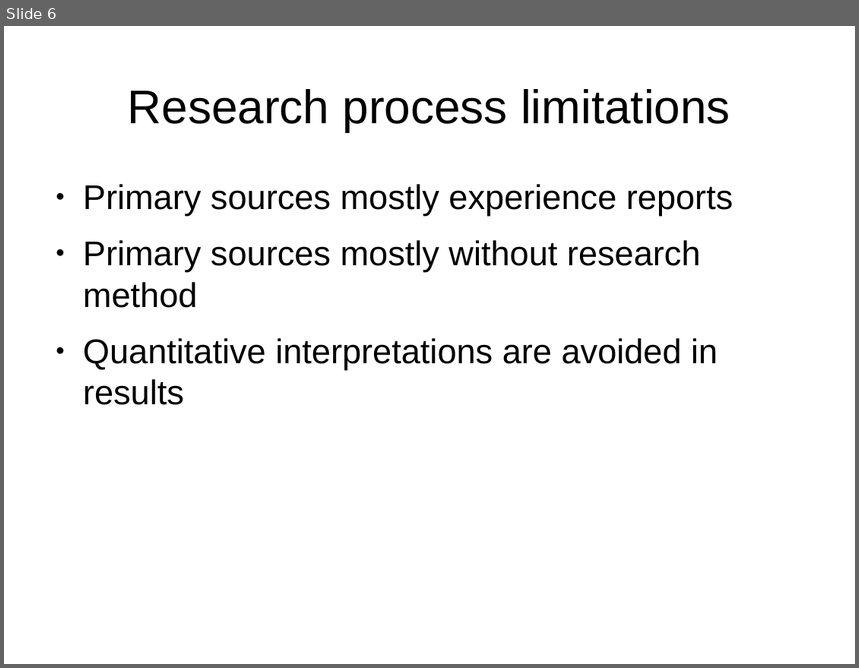
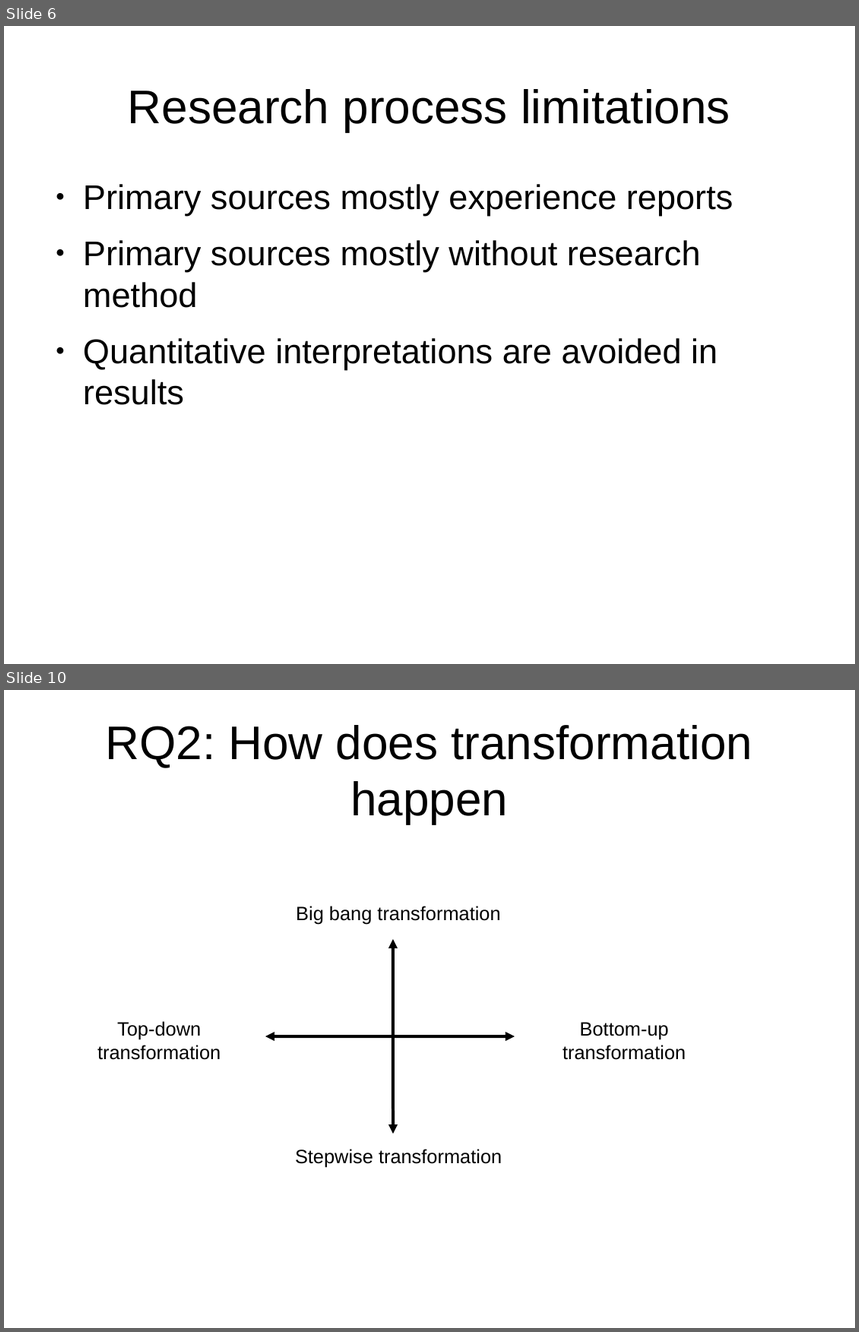
Before and after one commit to coumbole/aalto_agiletransformation, a slide deck: Presentation.odp. Shown one above the other, each under a label of ours: slide 6 before the commit, slides 6 and 10 after it; the slides between them are not shown. The pictures are 859x668 and 859x1332 pixels, drawn with LibreOffice and Linux fonts; fonts in the diff are those of the drawing. Boxes give left, top, right and bottom in pixels: in the first picture for what was removed or moved away, otherwise in the second. Text is boxed around its words. In the diff, an @@ line names an element or a change of style, - is before the commit and + after.

```diff
--- a/Presentation.odp
+++ b/Presentation.odp
@@ slide 10 added at bbox=[4, 690, 855, 1328], background #FFFFFF @@
@@ title added at bbox=[105, 725, 753, 825], 44 pt, text #000000 @@
+RQ2: How does transformation happen
@@ text added at bbox=[296, 906, 500, 925], 18 pt, text #000000 @@
+Big bang transformation
@@ double arrow added from (393, 939) to (393, 1134), #000000 2.83 pt @@
@@ text added at bbox=[97, 1021, 221, 1060], 18 pt, text #000000 @@
+Top-down
+transformation
@@ text added at bbox=[563, 1022, 686, 1060], 18 pt, text #000000 @@
+Bottom-up
+transformation
@@ double arrow added from (266, 1037) to (515, 1037), #000000 2.83 pt @@
@@ text added at bbox=[295, 1149, 502, 1168], 18 pt, text #000000 @@
+Stepwise transformation
```
Also in this commit, not shown: 4 slides changed, 5 other slides added.
